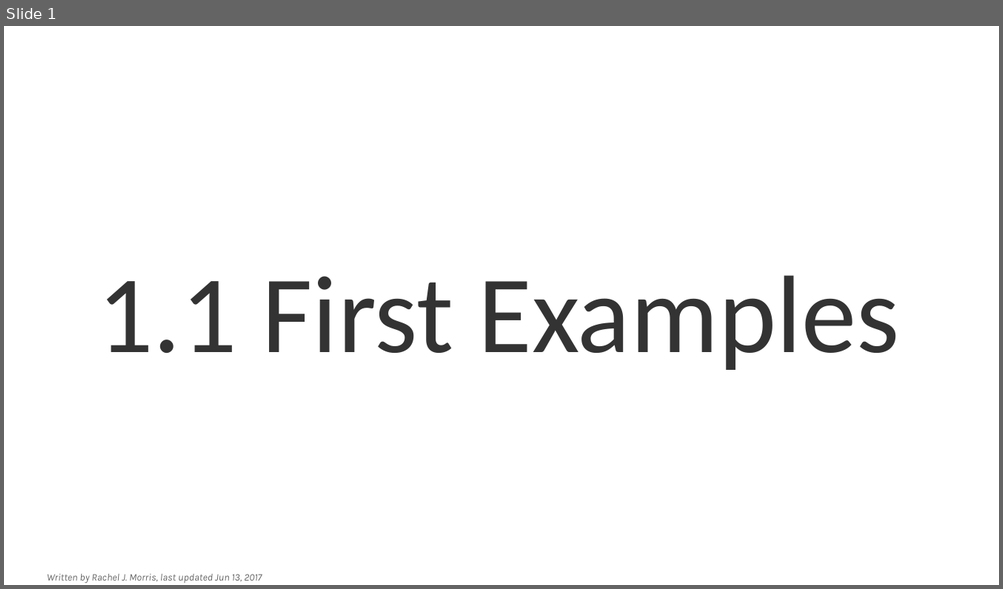
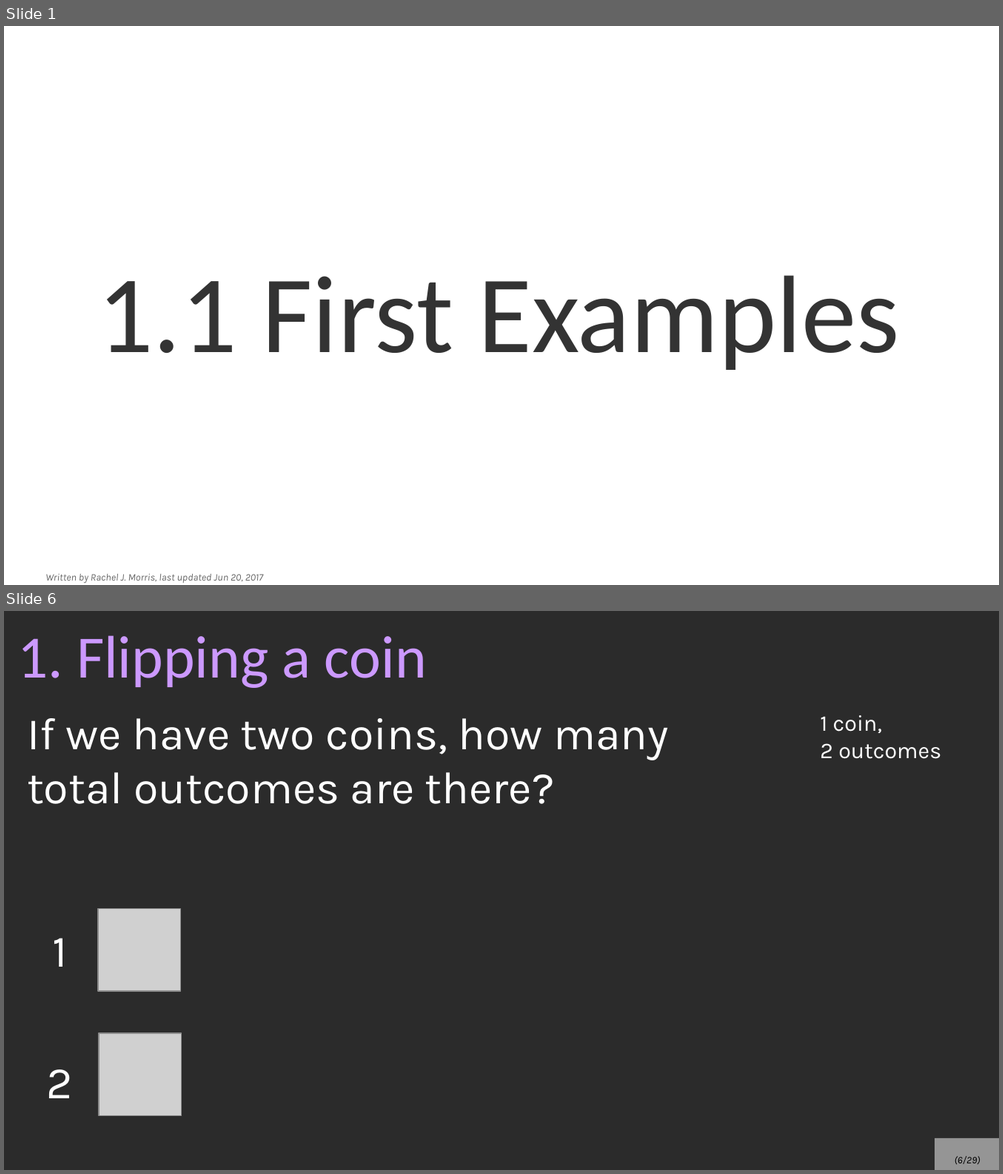
Before and after one commit to nguyenchithien/CS210-Discrete-Structures, a slide deck: Lectures/1-1_First_Examples.odp. Shown one above the other, each under a label of ours: slide 1 before the commit, slides 1 and 6 after it; the slides between them are not shown. The pictures are 1003x589 and 1003x1174 pixels, drawn with LibreOffice and Linux fonts; fonts in the diff are those of the drawing; grey boxes stand for pictures; background and template pictures are left out; a plain dark background stands for a picture behind light text. Boxes give left, top, right and bottom in pixels: in the first picture for what was removed or moved away, otherwise in the second. Text is boxed around its words. In the diff, an @@ line names an element or a change of style, - is before the commit and + after.

```diff
--- a/Lectures/1-1_First_Examples.odp
+++ b/Lectures/1-1_First_Examples.odp
@@ slide 6 added at box(4, 611, 999, 1170), background picture (left out) @@
@@ title added at box(17, 635, 427, 688), 48 pt, text #CC99FF @@
+1. Flipping a coin
@@ text added at box(27, 718, 669, 804), 36 pt, text #FFFFFF @@
+If we have two coins, how many total outcomes are there?
@@ text added at box(819, 715, 941, 759), 18 pt, text #FFFFFF @@
+1 coin,
+2 outcomes
@@ picture added at box(98, 908, 181, 992) @@
@@ text added at box(52, 938, 67, 967), 36 pt, text #FFFFFF @@
+1
@@ picture added at box(99, 1034, 182, 1116) @@
@@ text added at box(47, 1070, 73, 1099), 36 pt, text #FFFFFF @@
+2
@@ page number added at box(934, 1139, 999, 1170), fill #FFFFFF at 50% opacity, 8 pt, text #000000, italic @@
+(6/29)
@@ slide 1 changed as well @@
@@ text at box(45, 574, 263, 583): text changed @@
-Written by Rachel J. Morris, last updated Jun 13, 2017
+Written by Rachel J. Morris, last updated Jun 20, 2017
```
Also in this commit, not shown: 27 other slides added, 2 slides removed, 4 other files.
